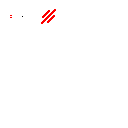
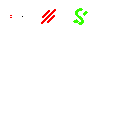
Revision of a layered 128 x 128 image; what changed, layer by layer:
painted on "Background" over left=73, top=8, right=88, bottom=25
